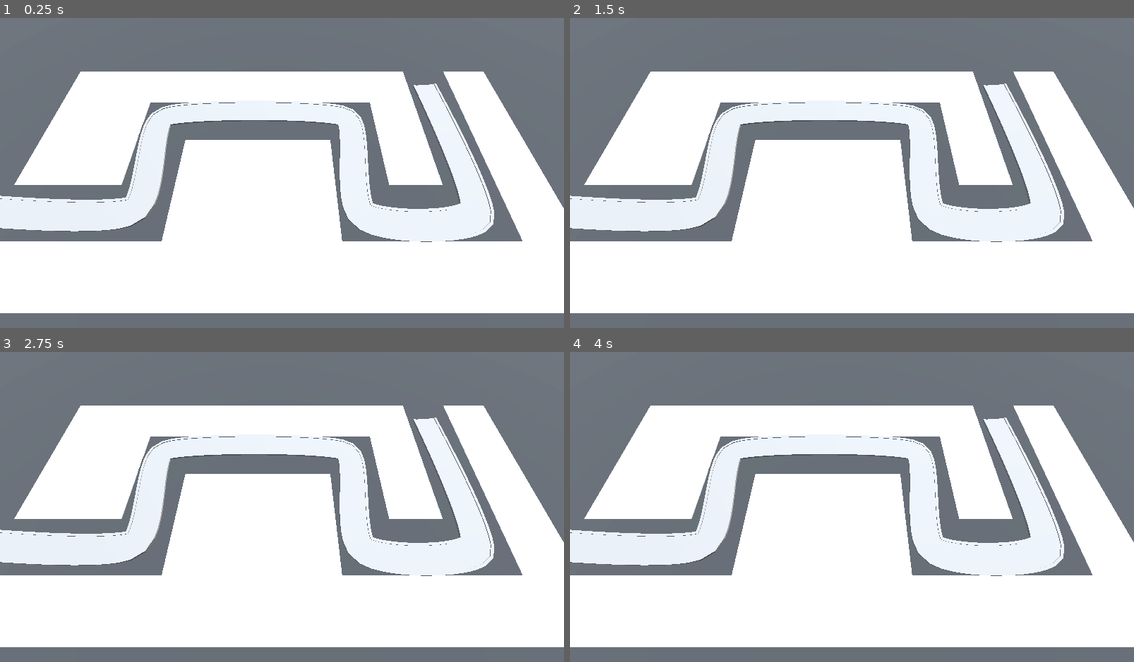
Above: before the commit, frames 1-4 (two rows, left to right).
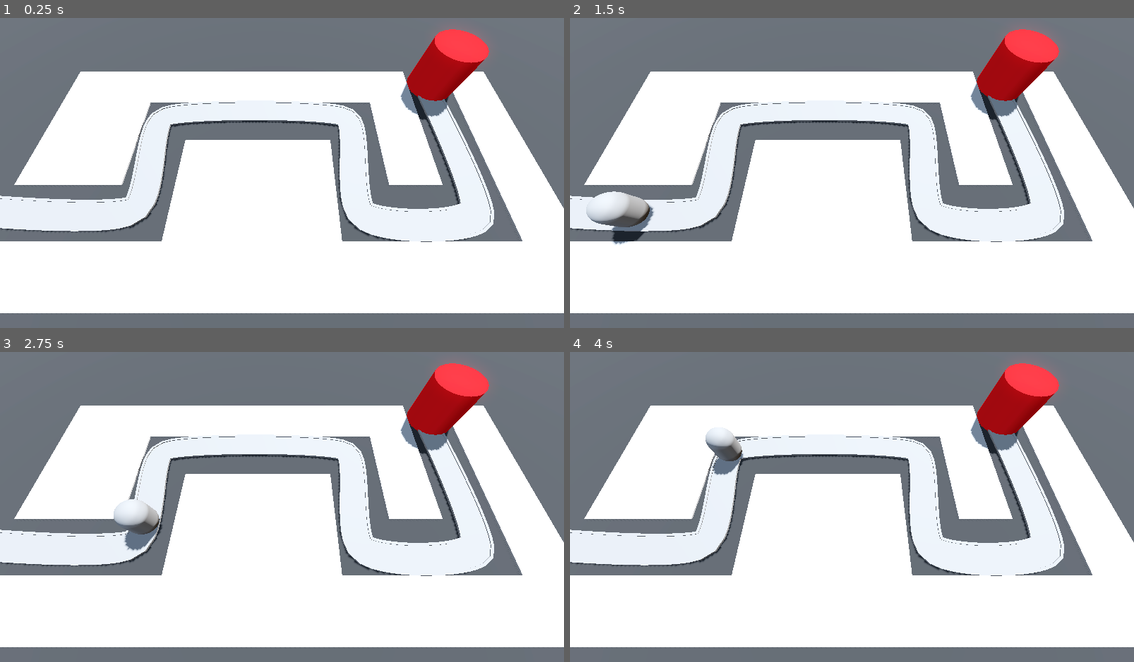
Above: after the commit, the same moments.

Repository: Tildozer/barbarianBlaster
Game: Godot game, scene res://scenes/levels/base_level.tscn
Same seed, same stepped clock (60 frames per second), same inputs: the game is played once before the commit and once after it. Before the commit the project starts from res://scenes/base_level.tscn.
Inputs:
- Up to frame 1 (0.25 s): no input
- Up to frame 2 (1.5 s): no input
- Up to frame 3 (2.75 s): no input
- Up to frame 4 (4 s): no input

The runs differ from the first frame. In frame 1, 3.1% of the frame differs, in the area x 0-87%, y 3-73%; in frame 2, 4.1%, in the area x 0-87%, y 3-74%; in frame 3, 3.8%; in frame 4, 3.7%.

Commit message:
added base, and enemy that follows the path3D

Diff:
--- /dev/null
+++ b/scenes/base/base.tscn
@@ -0,0 +1,16 @@
+[gd_scene load_steps=3 format=3 uid="uid://ypbyg71iw2c5"]
+
+[ext_resource type="Script" uid="uid://s6xsrg21m83h" path="res://scripts/base.gd" id="1_yoymw"]
+
+[sub_resource type="StandardMaterial3D" id="StandardMaterial3D_e7pcx"]
+albedo_color = Color(1, 0.0392157, 0.0627451, 1)
+
+[node name="base" type="Node3D" groups=["base"]]
+script = ExtResource("1_yoymw")
+
+[node name="CSGCylinder3D" type="CSGCylinder3D" parent="."]
+transform = Transform3D(1, 0, 0, 0, 1, 0, 0, 0, 1, 0, 2, 0)
+radius = 2.0
+height = 4.0
+sides = 32
+material = SubResource("StandardMaterial3D_e7pcx")
--- /dev/null
+++ b/scenes/characters/enemy.tscn
@@ -0,0 +1,16 @@
+[gd_scene load_steps=3 format=3 uid="uid://eigadlnby06c"]
+
+[ext_resource type="Script" uid="uid://ds586k7d4nf7" path="res://scripts/enemy.gd" id="1_7jb55"]
+
+[sub_resource type="CapsuleMesh" id="CapsuleMesh_8tegq"]
+radius = 1.0
+height = 3.0
+
+[node name="enemy" type="PathFollow3D"]
+transform = Transform3D(0.999992, 0, 0, 0, 1, 0, 0, 0, 0.999992, 0, 0, 0)
+loop = false
+script = ExtResource("1_7jb55")
+
+[node name="MeshInstance3D" type="MeshInstance3D" parent="."]
+transform = Transform3D(1, 0, 0, 0, 1, 0, 0, 0, 1, 0, 1.5, 0)
+mesh = SubResource("CapsuleMesh_8tegq")
--- a/scenes/base_level.tscn
+++ b/scenes/levels/base_level.tscn
@@ -1,7 +1,9 @@
-[gd_scene load_steps=4 format=3 uid="uid://3xuslvtwagb3"]
+[gd_scene load_steps=6 format=3 uid="uid://3xuslvtwagb3"]
 
-[ext_resource type="MeshLibrary" uid="uid://brwlqnmkpfnvy" path="res://mesh_libraries/space_library.tres" id="1_6tisa"]
-[ext_resource type="PackedScene" uid="uid://d2pxw6s3qdsq7" path="res://scenes/evironment.tscn" id="1_dbkse"]
+[ext_resource type="PackedScene" uid="uid://d2pxw6s3qdsq7" path="res://scenes/levels/evironment.tscn" id="1_ukglk"]
+[ext_resource type="MeshLibrary" uid="uid://brwlqnmkpfnvy" path="res://mesh_libraries/space_library.tres" id="2_wwrw0"]
+[ext_resource type="PackedScene" uid="uid://eigadlnby06c" path="res://scenes/characters/enemy.tscn" id="3_o1chu"]
+[ext_resource type="PackedScene" uid="uid://ypbyg71iw2c5" path="res://scenes/base/base.tscn" id="4_wwrw0"]
 
 [sub_resource type="Curve3D" id="Curve3D_dbkse"]
 _data = {
@@ -12,13 +14,14 @@
 
 [node name="base_level" type="Node3D"]
 
-[node name="Evironment" parent="." instance=ExtResource("1_dbkse")]
+[node name="Evironment" parent="." instance=ExtResource("1_ukglk")]
+transform = Transform3D(1, 0, 0, 0, 1, 0, 0, 0, 1, 0.122318, -0.162905, -0.0773745)
 
 [node name="Camera3D" type="Camera3D" parent="."]
 transform = Transform3D(1, 0, 0, 0, 0.422618, 0.906308, 0, -0.906308, 0.422618, 0, 14.5, 9.5)
 
 [node name="GridMap" type="GridMap" parent="."]
-mesh_library = ExtResource("1_6tisa")
+mesh_library = ExtResource("2_wwrw0")
 cell_size = Vector3(4, 4, 4)
 cell_center_y = false
 data = {
@@ -60,7 +63,7 @@
 
 [node name="right_edge" type="CSGPolygon3D" parent="Path3D"]
 transform = Transform3D(1, 0, 0, 0, 1, 0, 0, 0, 1, -0.422835, 0, -0.0034008)
-polygon = PackedVector2Array(1.1, 0, 1.1, 0.15, 0.9, 0.15, 0.9, 0)
+polygon = PackedVector2Array(0.9, 0, 0.9, 0.15, 1.1, 0.15, 1.1, 0)
 mode = 2
 path_node = NodePath("..")
 path_interval_type = 0
@@ -72,3 +75,9 @@
 path_continuous_u = true
 path_u_distance = 1.0
 path_joined = false
+
+[node name="enemy" parent="Path3D" instance=ExtResource("3_o1chu")]
+transform = Transform3D(-0.0022346, 0, -0.99999, 0, 1, 0, 0.99999, 0, -0.0022346, -22.2142, 0, 5.8103)
+
+[node name="base" parent="." instance=ExtResource("4_wwrw0")]
+transform = Transform3D(1, 0, 0, 0, 1, 0, 0, 0, 1, 14.0006, 0, -6.15938)
--- /dev/null
+++ b/scripts/base.gd
@@ -0,0 +1,5 @@
+extends Node3D
+
+func take_damage(damage: float) -> void:
+	print("Ouch! I took " + str(damage) + " damage!")
+	pass
--- /dev/null
+++ b/scripts/enemy.gd
@@ -0,0 +1,11 @@
+extends PathFollow3D
+
+@export_range(1, 50, 0.5) var speed: float = 5.0
+
+@onready var base = get_tree().get_first_node_in_group("base")
+
+func _process(delta: float) -> void:
+	progress += delta * speed
+
+	if progress_ratio == 1.0:
+		base.take_damage(10.0)
Renamed: scenes/evironment.tscn -> scenes/levels/evironment.tscn
Not shown, added: scripts/base.gd.uid
Not shown, added: scripts/enemy.gd.uid
